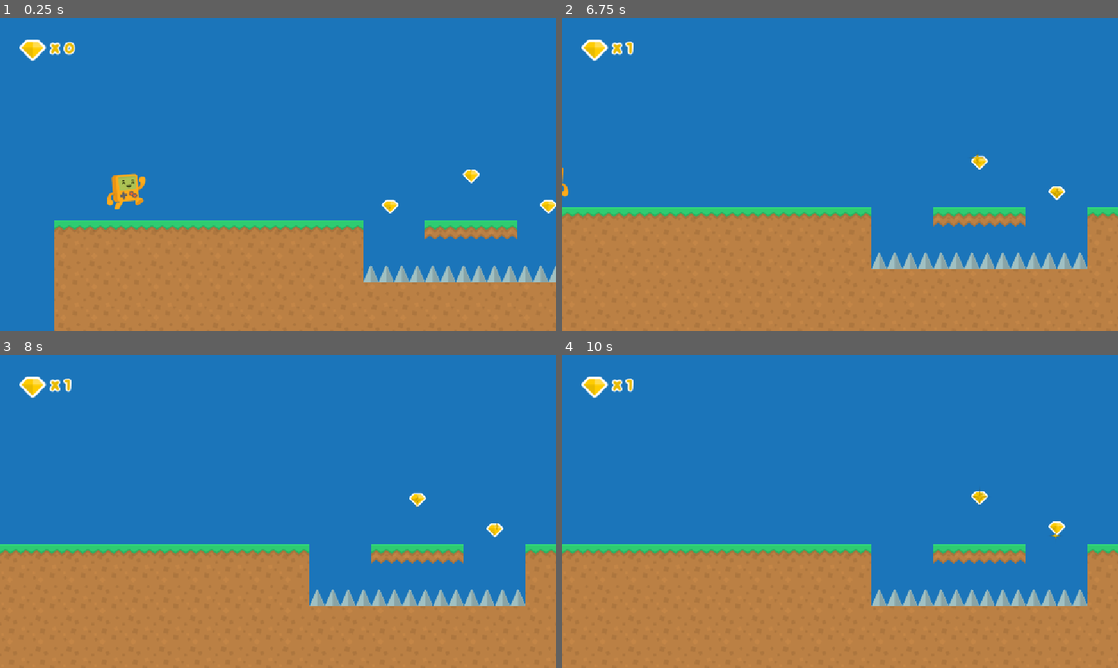
Above: before the commit, frames 1-4 (two rows, left to right).
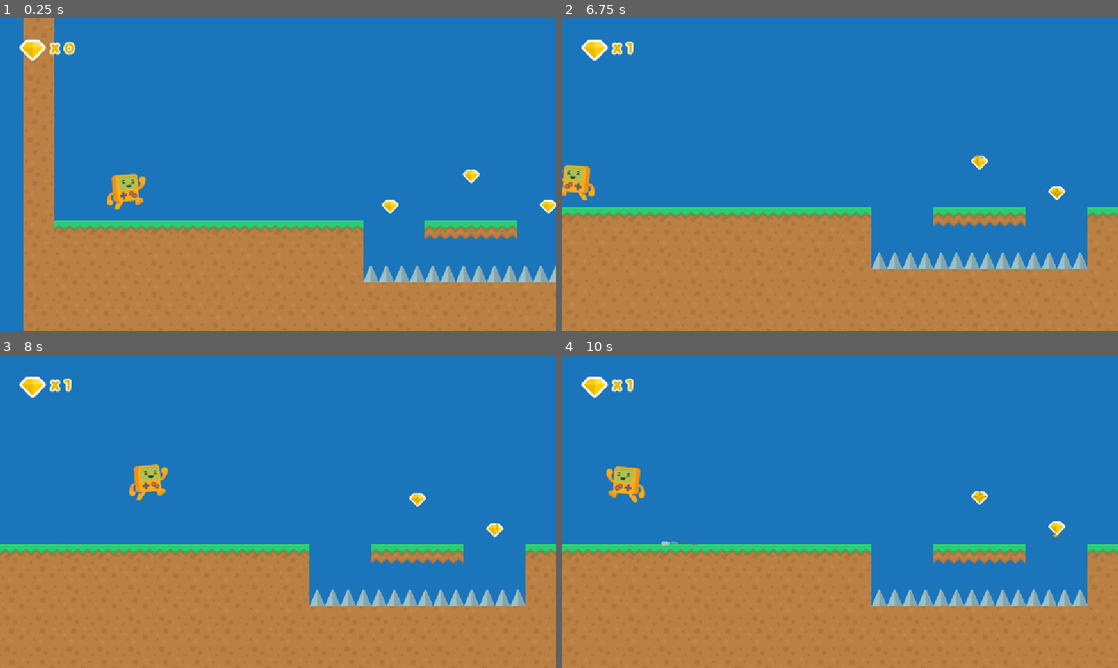
Above: after the commit, the same moments.

Repository: joshua-dyer/Godot-Test-Run
Game: Godot game, scene res://Scenes/Levels/Level_02.tscn
Same seed, same stepped clock (60 frames per second), same inputs: the game is played once before the commit and once after it. This scene is started directly instead of the project's main scene.
Inputs:
- Up to frame 1 (0.25 s): no input
- Up to frame 2 (6.75 s): hold D (Right) 0.53-2.03 s; tap Space (Jump) at 0.77, 1.52, 3.02, 3.77, 4.52, 6.02 s; hold A (Left) 2.03-2.78 s; hold D (Right) 2.78-4.28 s; hold A (Left) 4.28-5.03 s; hold D (Right) 5.03-5.78 s; hold A (Left) from 5.78 s (still down)
- Up to frame 3 (8 s): tap Space (Jump) at 6.77, 7.52 s; release A (Left) at 7.28 s; hold D (Right) from 7.28 s (still down)
- Up to frame 4 (10 s): tap Space (Jump) at 9.02, 9.77 s; release D (Right) at 9.53 s; hold A (Left) from 9.53 s (still down)

The runs differ from the first frame. In frame 1, 5.3% of the frame differs, in the area x 4-10%, y 0-100%; in frame 2, 0.5%; in frame 3, 0.5%; in frame 4, 0.6%.

Commit message:
Update Level_02.tscn

Diff:
--- a/2D-Platformer-Starter-Kit-df8d514357fa28089188a4e2097e179a52bdf8a4/Scenes/Levels/Level_02.tscn
+++ b/2D-Platformer-Starter-Kit-df8d514357fa28089188a4e2097e179a52bdf8a4/Scenes/Levels/Level_02.tscn
@@ -82,7 +82,7 @@
 [node name="Ground" type="TileMap" parent="Level" groups=["Ground"]]
 tile_set = SubResource("TileSet_ywwrl")
 format = 2
-layer_0/tile_data = PackedInt32Array(458752, 0, 0, 458753, 0 …(2146 unchanged characters)… 6608, 0, 65567, 196608, 0, 31, 196608, 0)
+layer_0/tile_data = PackedInt32Array(458752, 0, 0, 458753, 0 …(2146 unchanged characters)… 6608, 0, 65567, 196608, 0, 31, 196608, 0, 524287, 196608, 0, 589823, 196608, 0, 655359, 196608, 0, 720895, 196608, 0, 458751, 196608, 0, 393215, 196608, 0, 327679, 196608, 0, 262143, 196608, 0, 196607, 196608, 0, 131071, 196608, 0, 65535, 196608, 0, -1, 196608, 0, -65505, 196608, 0)
 
 [node name="Traps" type="TileMap" parent="Level" groups=["Traps"]]
 tile_set = SubResource("TileSet_2fcbi")
